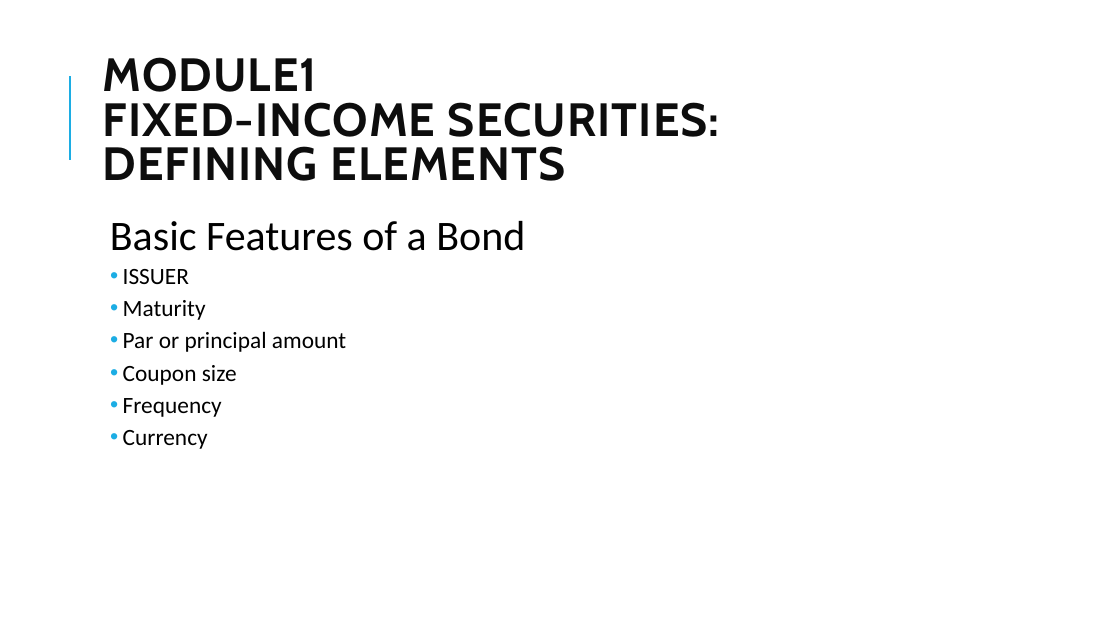
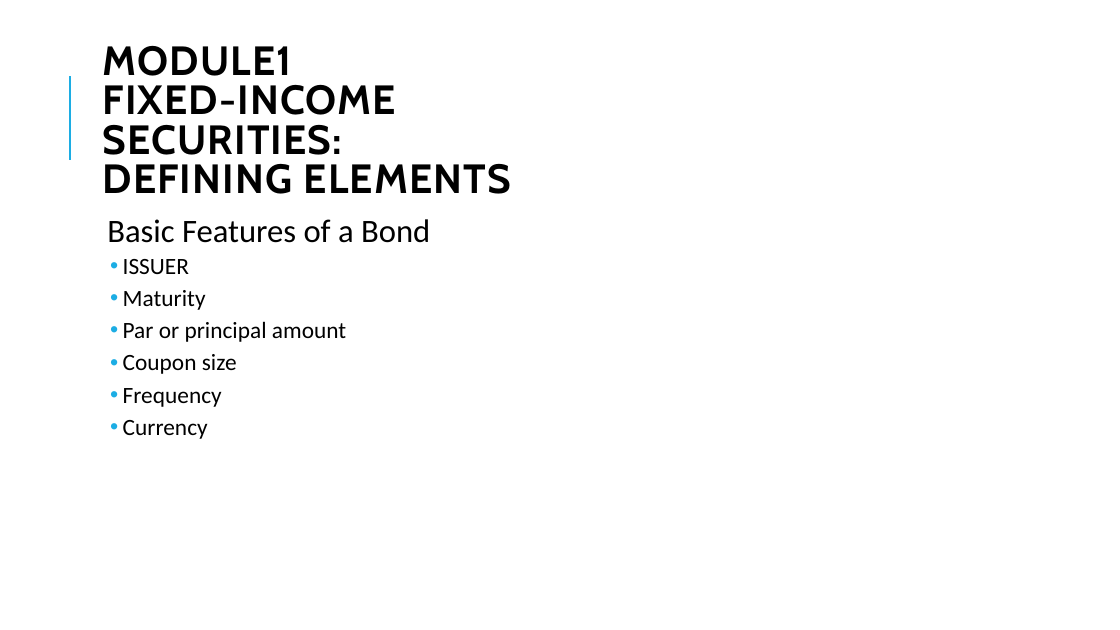
Before and after one commit to Isco0530/data, a slide deck: slide 2 of Fixed Income.pptx. Drawn at 1120x630 pixels with LibreOffice and Linux fonts; fonts in the diff are those of the drawing; background and template pictures are left out. Boxes give left, top, right and bottom in pixels: in the first picture for what was removed or moved away, otherwise in the second. Text is boxed around its words. In the diff, an @@ line names an element or a change of style, - is before the commit and + after.

```diff
--- a/Fixed Income.pptx
+++ b/Fixed Income.pptx
@@ rectangle added at bbox=[0, 0, 694, 630], fill #FFFFFF at 90% opacity @@
@@ title "MODULE1 FIXED-INCOME SECURITIES: DEFINING ELEMENTS" at bbox=[102, 46, 511, 194]: size 40 to 35 pt, text colour #0D0D0D to #000000 @@
@@ text at bbox=[107, 219, 430, 243]: size 36 to 28 pt in "Basic Features of a Bond" @@
```
Also in this commit, not shown: 7 other slides changed, 2 slides added, 1 other file.
